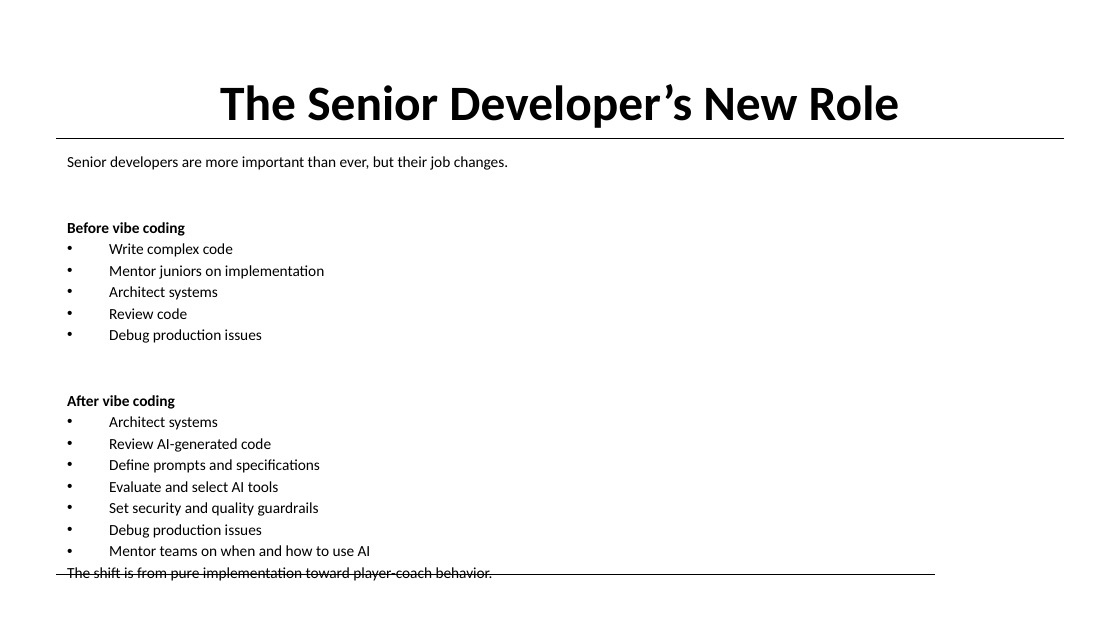
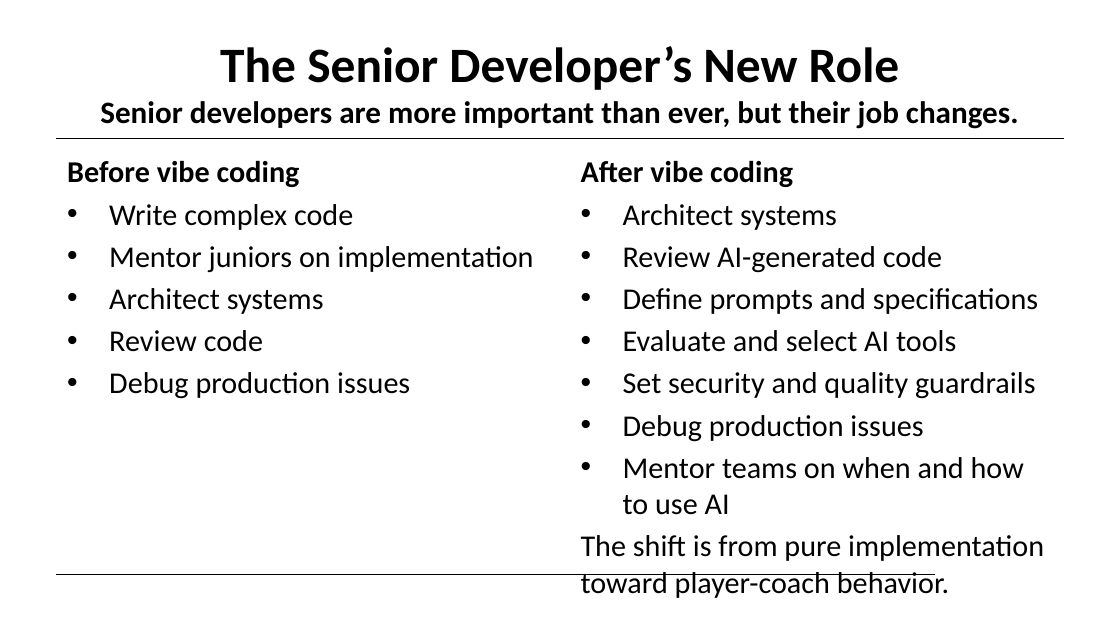
Before and after one commit to ralphke/Agentic-Coding, a slide deck: slide 53 of build/vibe-to-live-deck.pptx (slide 59 before the commit). Drawn at 1120x630 pixels with LibreOffice and Linux fonts; fonts in the diff are those of the drawing; background and template pictures are left out. Boxes give left, top, right and bottom in pixels: in the first picture for what was removed or moved away, otherwise in the second. Text is boxed around its words. In the diff, an @@ line names an element or a change of style, - is before the commit and + after.

```diff
--- a/build/vibe-to-live-deck.pptx
+++ b/build/vibe-to-live-deck.pptx
@@ title at [100, 46, 1019, 129]: text changed; size 31.8 to 20 pt @@
-The Senior Developer’s New Role
+The Senior Developer’s New Role
+Senior developers are more important than ever, but their job changes.
@@ text "Before vibe coding" at [67, 161, 534, 399]: size 9.9 to 19.4 pt; more space between paragraphs @@
@@ text at [67, 156, 508, 170]: paragraph removed @@
-Senior developers are more important than ever, but their job changes.
@@ text added at [581, 161, 1044, 561], 19.4 pt, text #000000 @@
+After vibe coding
+• Architect systems
+• Review AI-generated code
+• Define prompts and specifications
+• Evaluate and select AI tools
+• Set security and quality guardrails
+• Debug production issues
+• Mentor teams on when and how to use AI
+The shift is from pure implementation toward player-coach behavior.
@@ text at [67, 395, 493, 581]: paragraphs removed @@
-After vibe coding
-• Architect systems
-• Review AI-generated code
-• Define prompts and specifications
-• Evaluate and select AI tools
-• Set security and quality guardrails
-• Debug production issues
-• Mentor teams on when and how to use AI
-The shift is from pure implementation toward player-coach behavior.
```
Also in this commit, not shown: 31 other slides changed, 7 slides removed, 17 other files.
